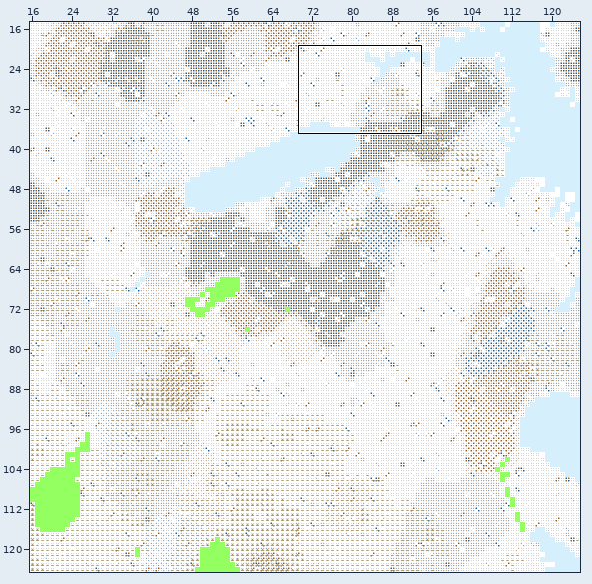
Tiled map, stored at Maps/hd/boston-hd.tmx. The first picture is a wide view before the edit; the outline marks the close-up.
Close-up. The starting point:
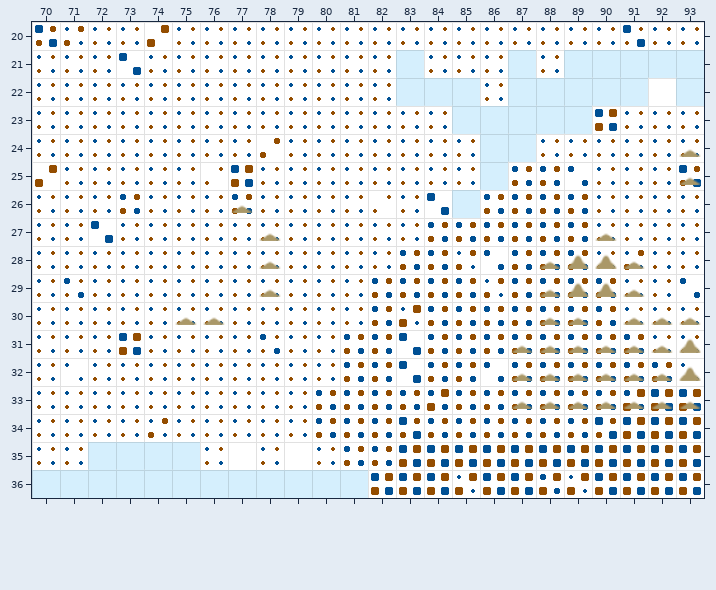
Cells are 32x32 px. Shown: x 70..93, y 20..36. The commit also changed other parts of the map, which this record leaves out.
New version:
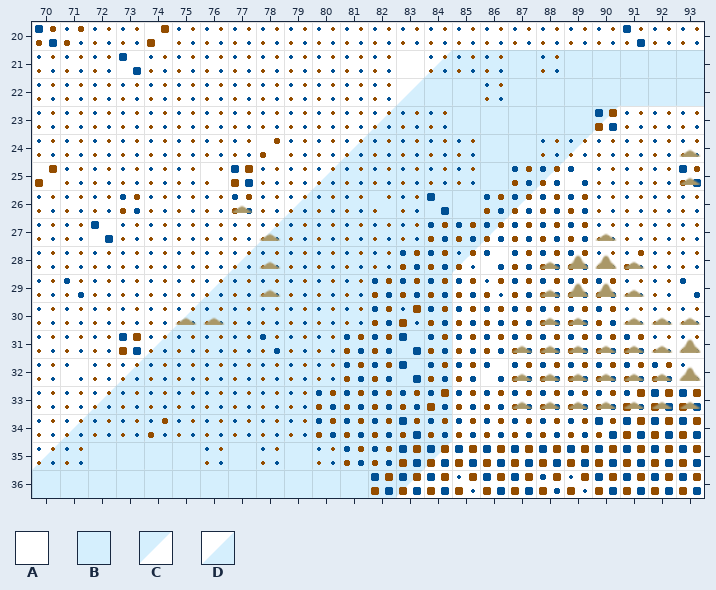
Key: from "Landform": A 0, B 1, C 4, D 9.
_ is an empty cell.
Edits made:
Layer "Land":
Tile B gives way to tile A in row 21 at x 83.
Tile A gives way to tile B in row 21 at x 85 to 86 and 88; in row 22 at x 86 and 92; in row 23 at x 83 to 84; in row 24 at x 82 to 85 and 88; in row 25 at x 81 to 85 and 87; in row 26 at x 80 to 84 and 86.
Tile A gives way to tile B in row 27 at x 79 to 85; in row 28 at x 78 to 84; in row 29 at x 77 to 84; in row 30 at x 76 to 84; in row 31 at x 75 to 84; in row 32 at x 74 to 84.
Tile A gives way to tile B in row 33 at x 73 to 84; in row 34 at x 72 to 84; in row 35 at x 71 and 76 to 83; in row 36 at x 82.
Tile A gives way to tile C in row 23 at x 90; in row 24 at x 89; in row 25 at x 88; in row 26 at x 87; in row 27 at x 86; in row 28 at x 85.
Tile A gives way to tile C in row 35 at x 84; in row 36 at x 83.
Tile A gives way to tile D in row 21 at x 84; in row 23 at x 82; in row 24 at x 81; in row 25 at x 80; in row 26 at x 79; in row 27 at x 78.
Tile A gives way to tile D in row 28 at x 77; in row 29 at x 76; in row 30 at x 75; in row 31 at x 74; in row 32 at x 73; in row 33 at x 72.
Tile A gives way to tile D in row 34 at x 71; in row 35 at x 70.
Tile B gives way to tile D in row 22 at x 83.
Changed places in both close-ups, as pixel boxes (x1, y1, x2, y2):
changed: (32, 50, 619, 498)
changed: (648, 78, 676, 106)
